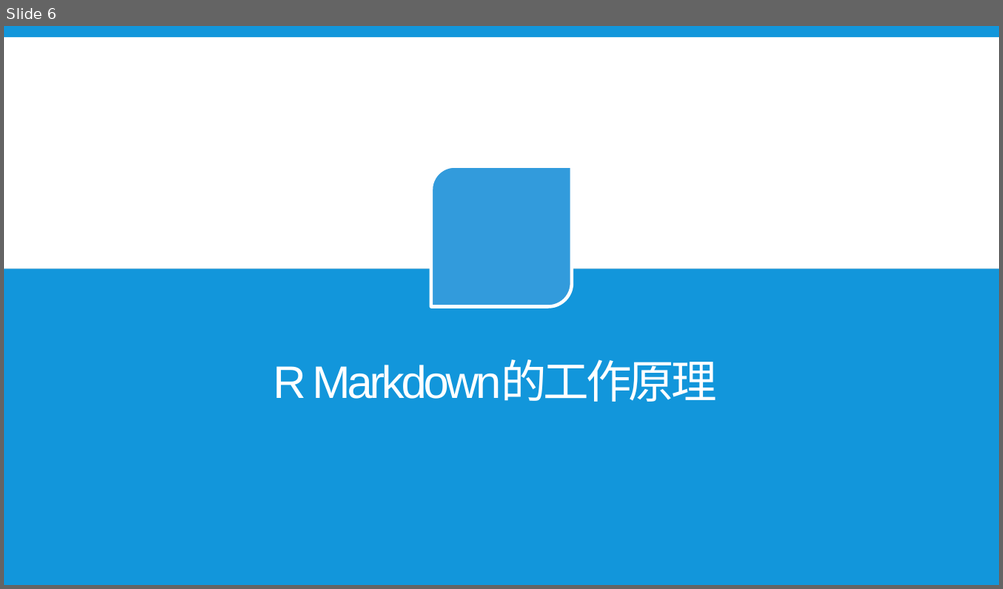
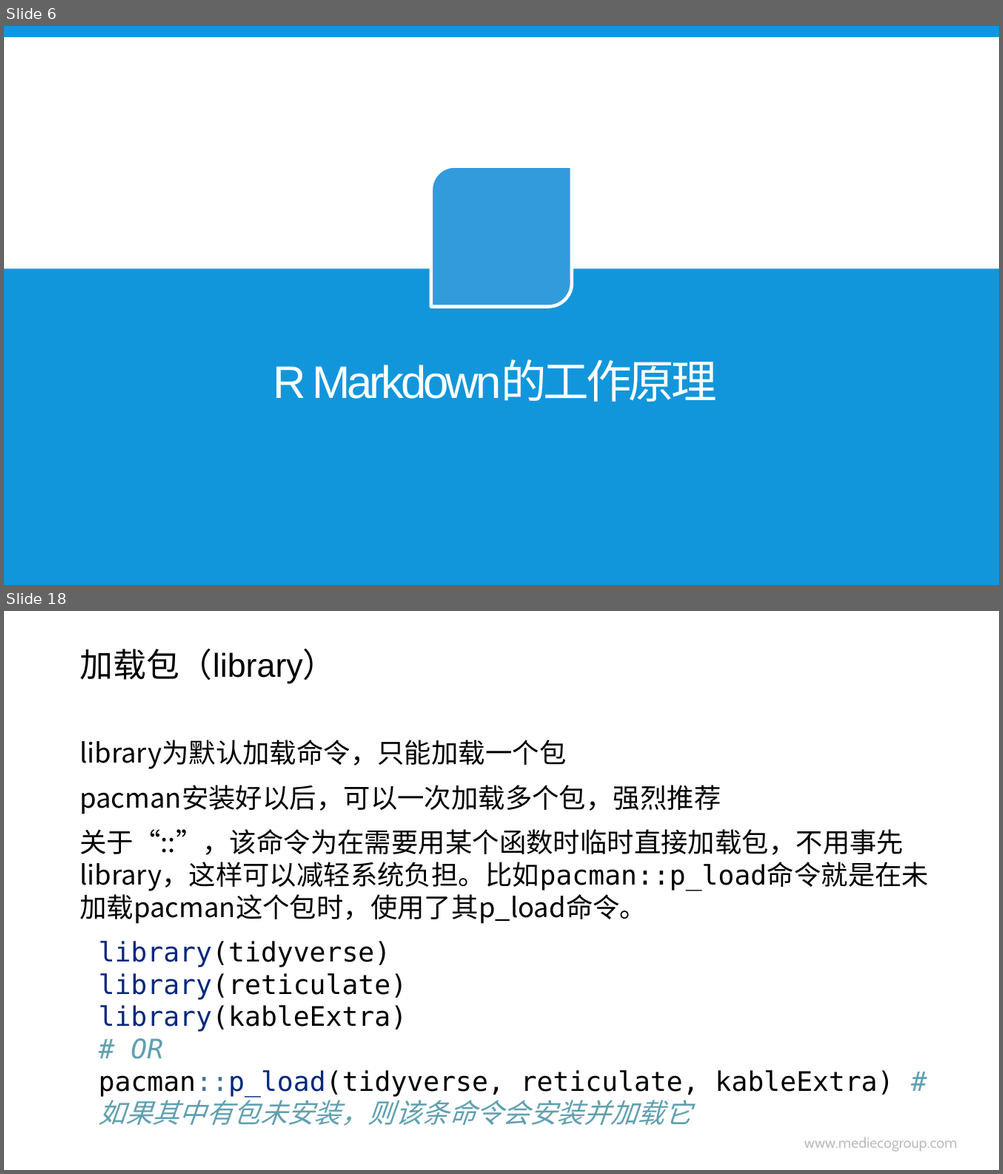
Before and after one commit to hao203/rmd_china, a slide deck: slides/01.History&Works/01-History-Works.pptx. Shown one above the other, each under a label of ours: slide 6 before the commit, slides 6 and 18 after it; the slides between them are not shown. The pictures are 1003x589 and 1003x1174 pixels, drawn with LibreOffice and Linux fonts; fonts in the diff are those of the drawing; background and template pictures are left out. Boxes give left, top, right and bottom in pixels: in the first picture for what was removed or moved away, otherwise in the second. Text is boxed around its words. In the diff, an @@ line names an element or a change of style, - is before the commit and + after.

```diff
--- a/slides/01.History&Works/01-History-Works.pptx
+++ b/slides/01.History&Works/01-History-Works.pptx
@@ slide 18 added at bbox=[4, 611, 999, 1170], background #CCE8CF @@
@@ title added at bbox=[79, 648, 336, 684], 32 pt, text #000000 @@
+加载包（library）
@@ text added at bbox=[79, 740, 928, 1126], 26 pt, text #000000 @@
+library为默认加载命令，只能加载一个包
+pacman安装好以后，可以一次加载多个包，强烈推荐
+关于“::”，该命令为在需要用某个函数时临时直接加载包，不用事先library，这样可以减轻系统负担。比如pacman::p_load命令就是在未加载pacman这个包时，使用了其p_load命令。
+library(tidyverse)
+library(reticulate)
+library(kableExtra)
+# OR
+pacman::p_load(tidyverse, reticulate, kableExtra) # 如果其中有包未安装，则该条命令会安装并加载它
@@ text added at bbox=[804, 1137, 957, 1152], 14 pt, text #000000 at 26% opacity @@
+www.mediecogroup.com
```
Also in this commit, not shown: 3 slides changed, 11 other slides added, 3 slides removed, 14 other files.
